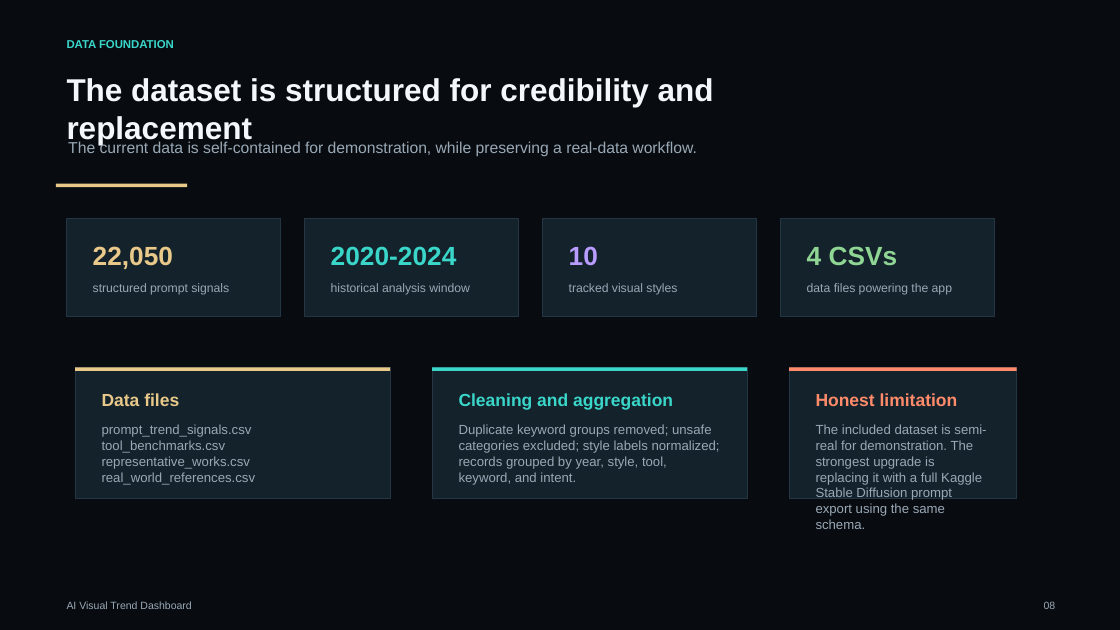
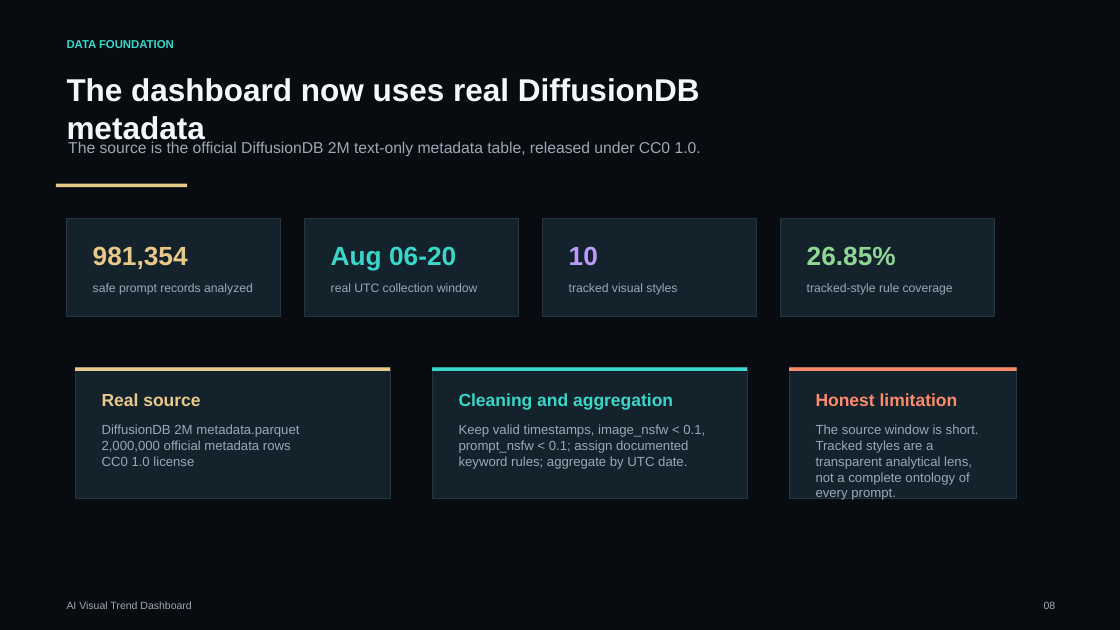
Before and after one commit to hedan-skku/ai-visual-trend-dashboard, a slide deck: slide 8 of AI_Visual_Trend_Dashboard_Presentation.pptx. Drawn at 1120x630 pixels with LibreOffice and Linux fonts; fonts in the diff are those of the drawing. Boxes give left, top, right and bottom in pixels: in the first picture for what was removed or moved away, otherwise in the second. Text is boxed around its words. In the diff, an @@ line names an element or a change of style, - is before the commit and + after.

Commit message:
Replace dashboard sample data with real DiffusionDB statistics

```diff
--- a/AI_Visual_Trend_Dashboard_Presentation.pptx
+++ b/AI_Visual_Trend_Dashboard_Presentation.pptx
@@ text at box(67, 78, 700, 145): text changed @@
-The dataset is structured for credibility and replacement
+The dashboard now uses real DiffusionDB metadata
@@ text at box(68, 141, 701, 157): text changed @@
-The current data is self-contained for demonstration, while preserving a real-data workflow.
+The source is the official DiffusionDB 2M text-only metadata table, released under CC0 1.0.
@@ text at box(93, 246, 188, 269): text changed @@
-22,050
+981,354
@@ text at box(331, 246, 456, 271): text changed @@
-2020-2024
+Aug 06-20
@@ text at box(807, 246, 896, 266): text changed @@
-4 CSVs
+26.85%
@@ text at box(93, 283, 253, 295): text changed @@
-structured prompt signals
+safe prompt records analyzed
@@ text at box(331, 283, 478, 292): text changed @@
-historical analysis window
+real UTC collection window
@@ text at box(807, 283, 953, 295): text changed @@
-data files powering the app
+tracked-style rule coverage
@@ text at box(102, 393, 200, 406): text changed @@
-Data files
+Real source
@@ text at box(102, 424, 299, 466): text changed @@
-prompt_trend_signals.csv
-tool_benchmarks.csv
-representative_works.csv
-real_world_references.csv
+DiffusionDB 2M metadata.parquet
+2,000,000 official metadata rows
+CC0 1.0 license
@@ text at box(459, 424, 705, 469): text changed @@
-Duplicate keyword groups removed; unsafe categories excluded; style labels normalized; records grouped by year, style, tool, keyword, and intent.
+Keep valid timestamps, image_nsfw < 0.1, prompt_nsfw < 0.1; assign documented keyword rules; aggregate by UTC date.
@@ text at box(816, 424, 979, 500): text changed @@
-The included dataset is semi-real for demonstration. The strongest upgrade is replacing it with a full Kaggle Stable Diffusion prompt export using the same schema.
+The source window is short. Tracked styles are a transparent analytical lens, not a complete ontology of every prompt.
```
Also in this commit, not shown: 7 other slides changed, 1 slide added, 1 slide removed, 19 other files.
